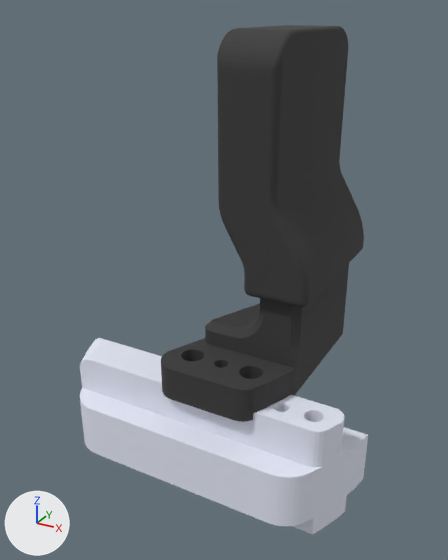
An edit to the glTF model cel/hand_e_vinger_plus.glb, drawn before and after from the same camera.
The view is the same before and after, from a camera (50 mm lens) standing at (0.0469, -0.0795, 0.1677) and looking at (0.0076, -0.0082, 0.1321). Arrows for +X, +Y and +Z are at lower left; the lights stay in place. The older version comes first.

Before the edit, the objects in view are built like this:
```python
mat_material_0 = principled_material('Material_0')
mat_material_0.base_color = (0.792, 0.82, 0.933)  # white #e6eaf7
mat_material_0.roughness = 0.85
me_geometry_0 = bpy.data.meshes.new('geometry_0')
me_geometry_0.from_pydata(...)  # 240 vertices, 480 faces; spans x 0.02371..0.02671, y -0.0179..-0.0149, z 0.11583..0.12
me_geometry_0.materials.append(mat_material_0)  # white #e6eaf7
me_geometry_2 = bpy.data.meshes.new('geometry_2')
me_geometry_2.from_pydata(...)  # 336 vertices, 662 faces; spans x -0.0145..0.0307, y -0.0231..-0.0093, z 0.1036..0.12
me_geometry_2.materials.append(mat_material_0)  # white #e6eaf7
me_geometry_3 = bpy.data.meshes.new('geometry_3')
me_geometry_3.from_pydata(...)  # 2197 vertices, 4436 faces; spans x 0.0096..0.0225, y -0.0142..0.0098, z 0.1332..0.1655
me_geometry_3.materials.append(mat_material_1)  # dark grey #383838
me_geometry_4 = bpy.data.meshes.new('geometry_4')
me_geometry_4.from_pydata(...)  # 1516 vertices, 3099 faces; spans x 0.0035..0.021, y -0.0209..0.0083, z 0.119..0.164
me_geometry_4.materials.append(mat_material_1)  # dark grey #383838
ob_geometry_0 = bpy.data.objects.new('geometry_0', me_geometry_0)
ob_geometry_0.location = (0.0, 0.0, 0.0)
ob_geometry_2 = bpy.data.objects.new('geometry_2', me_geometry_2)
ob_geometry_2.location = (0.0, 0.0, 0.0)
ob_geometry_3 = bpy.data.objects.new('geometry_3', me_geometry_3)
ob_geometry_3.location = (0.0, 0.0, 0.0)
ob_geometry_4 = bpy.data.objects.new('geometry_4', me_geometry_4)
ob_geometry_4.location = (0.0, 0.0, 0.0)
```
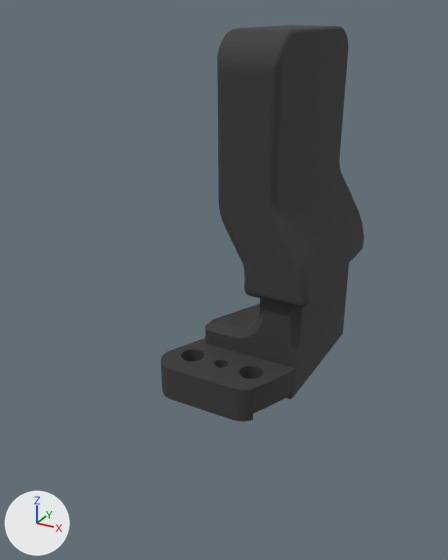
The newer file is also turned or shifted as a whole; pictures and numbers use the older file's frame.

Pixel boxes (x1, y1, x2, y2) of what changed, in the pictures (448 x 560 px):
'geometry_2', no longer drawn
    before: (80, 338, 368, 534)
'geometry_0', no longer drawn
    before: (302, 409, 326, 423)

What changed in the scene script:
```text
Change mat_material_0:
    mat_material_0.base_color: (0.792, 0.82, 0.933) -> (0.0392, 0.0392, 0.0392)  # white #e6eaf7 -> dark grey #383838
Change me_geometry_4:
    where me_geometry_4.from_pydata(...)  # 1516 vertices, 3099 faces; spans x 0.0035..0.021, y -0.0209..0.0083, z 0.119..0.164
    remove me_geometry_4.materials.append(mat_material_1)  # dark grey #383838
    add me_geometry_4.materials.append(mat_material_0)  # dark grey #383838
Change ob_geometry_0:
    ob_geometry_0: bpy.data.objects.new('geometry_0', me_geometry_0) -> bpy.data.objects.new('geometry_0', None)
Change ob_geometry_2:
    ob_geometry_2: bpy.data.objects.new('geometry_2', me_geometry_2) -> bpy.data.objects.new('geometry_2', None)
```
